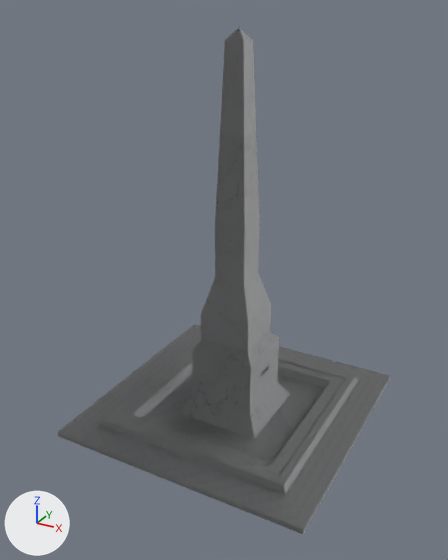
The Blender file Project/blenderFiles/Buildings/waterFountain.blend as it was, and as the next commit left it.
Rendered twice from a camera (50 mm lens) standing at (10.36, -19.89, 15.76) and looking at (-0.15, -0.78, 6.21). The lights are fixed; the arrows at lower left show +X, +Y and +Z.
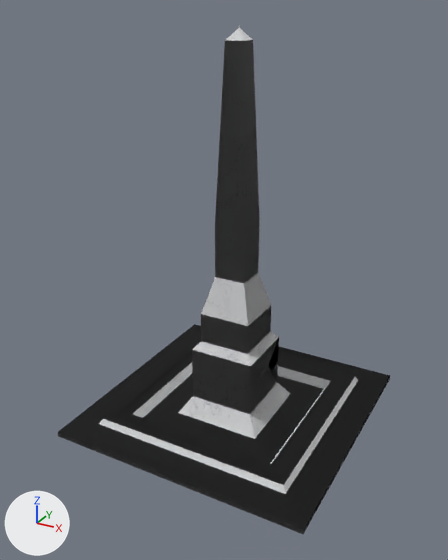
Pixel boxes [x1, y1, x2, y2] of what changed, in the pictures (448 x 560 px):
'Cube', recoloured (grey to black): [58, 26, 390, 534] in both

The change, as a diff of the scene's bpy script:
```diff
--- a/Project/blenderFiles/Buildings/waterFountain.blend.py
+++ b/Project/blenderFiles/Buildings/waterFountain.blend.py
@@ mat_material @@
 n4.inputs[2].default_value = 0.305  # 'Roughness'
+n6 = _N.new('ShaderNodeNormalMap'); n6.name = 'Normal Map'
 n5 = _N.new('ShaderNodeMix'); n5.name = 'Mix'
@@ mat_material @@
 n2 = _N.new('ShaderNodeTexImage'); n2.name = 'Image Texture.001'
 n4 = _N.new('ShaderNodeBsdfPrincipled'); n4.name = 'Principled BSDF'
 _L.new(n3.outputs[0], n4.inputs[13])  # 'Color' to 'Specular IOR Level'
-_L.new(n2.outputs[0], n4.inputs[5])  # 'Color' to 'Normal'
 _L.new(n0.outputs[0], n5.inputs[7])  # 'Color' to 'B'
 _L.new(n5.outputs[2], n4.inputs[14])  # 'Result' to 'Specular Tint'
+_L.new(n2.outputs[0], n6.inputs[1])  # 'Color' to 'Color'
+_L.new(n6.outputs[0], n4.inputs[5])  # 'Normal' to 'Normal'
```
